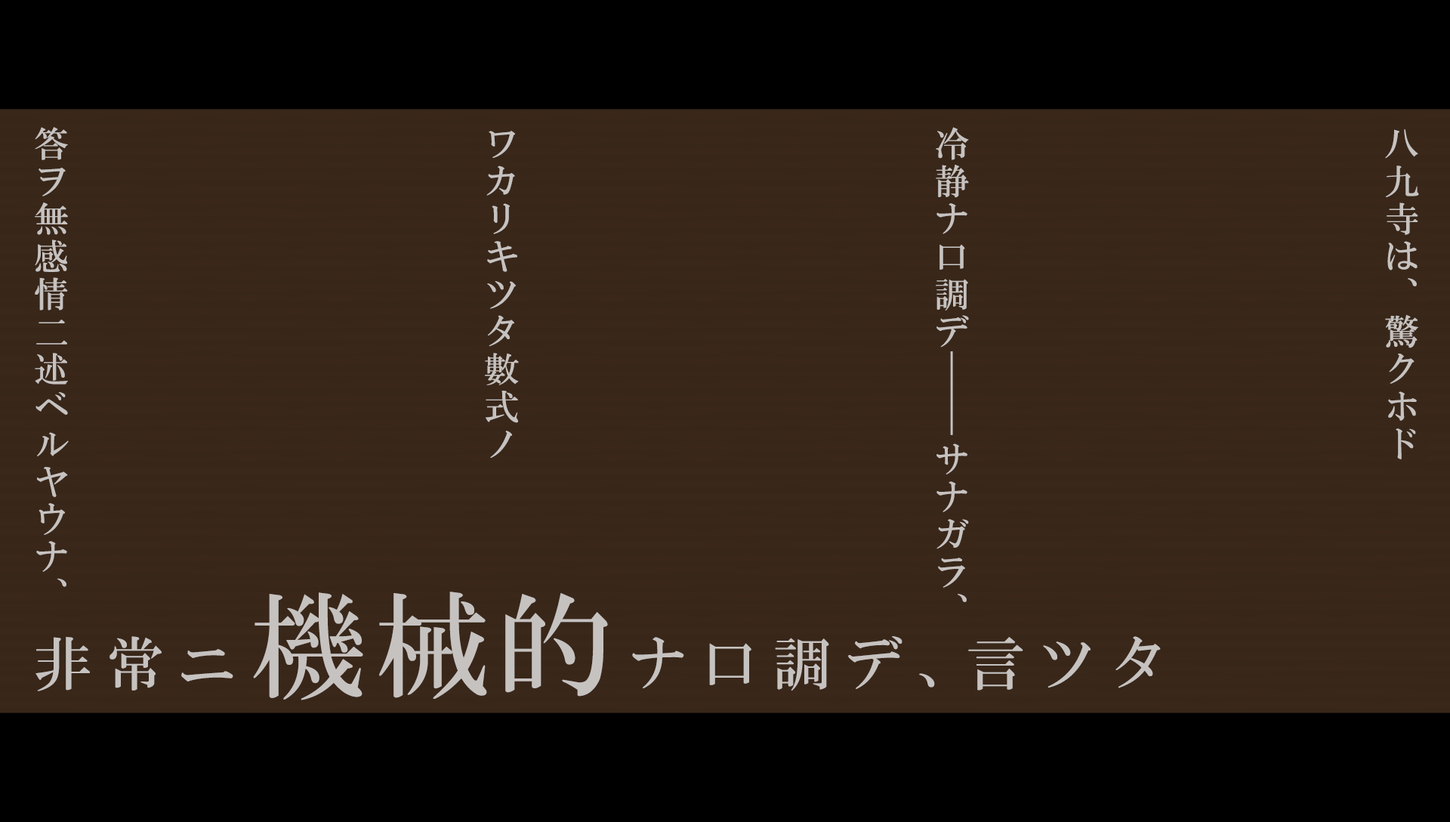
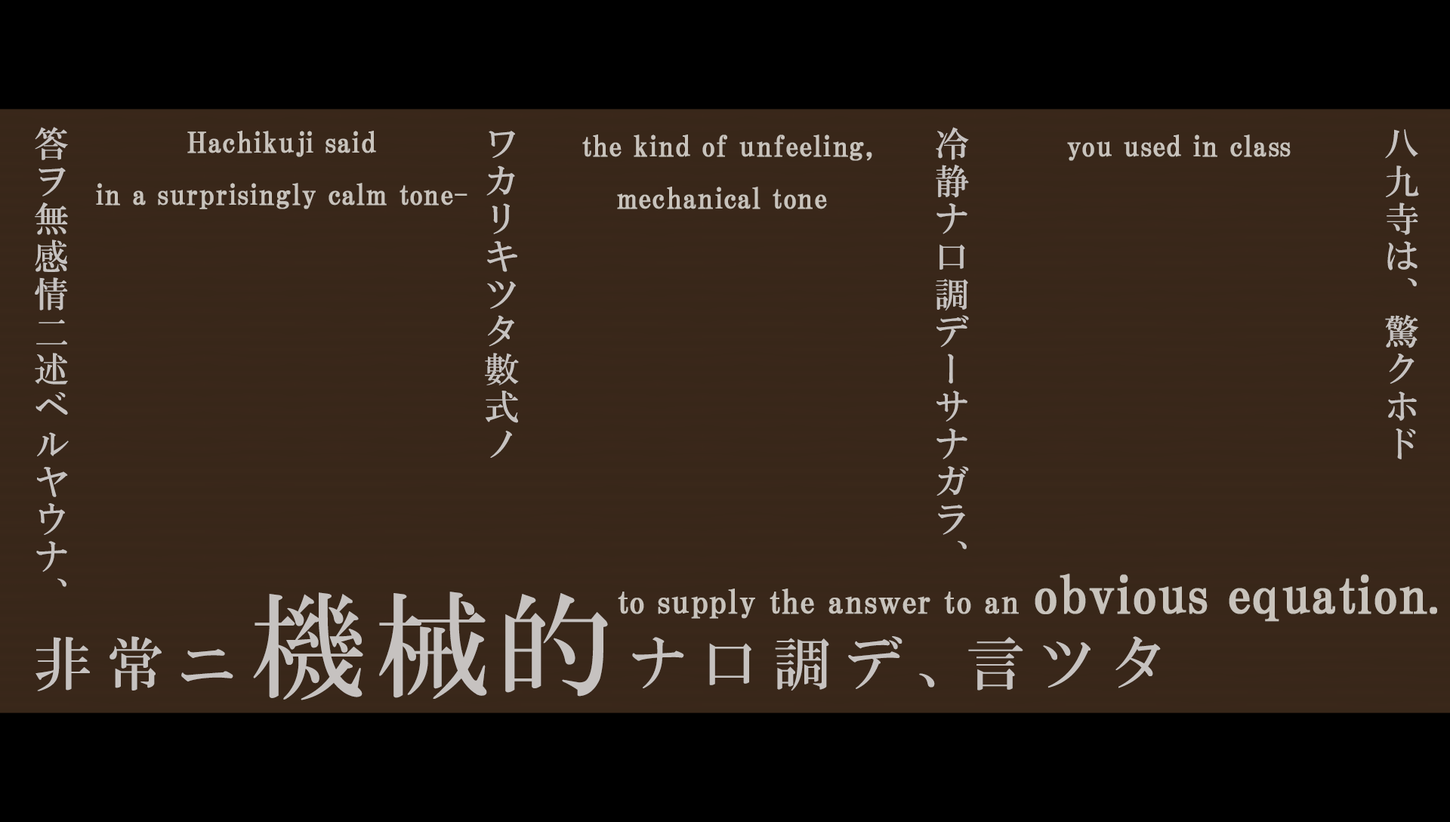
The second 1450 x 822 image is a revision of the first. Changes to its layers:
added layer "to supply the answer to an obvious equation." above "you used in class" over [617, 573, 1438, 622]
added layer "you used in class" above "the kind of unfeeling, mechanical tone" over [1067, 134, 1291, 161]
added layer "the kind of unfeeling, mechanical tone" above "Hachikuji said in a surprisingly calm tone-" over [582, 134, 873, 210]
added layer "Hachikuji said in a surprisingly calm tone-" above "ナ口調デ、言ツタ" over [95, 130, 468, 210]
renamed "八九寺は、驚クホド 冷静ナ口調デ|サナガラ、 ワカリキツタ數式ノ 答ヲ無感情二述ベルヤウナ、" to "八九寺は、驚クホド 冷静ナ口調デーサナガラ、 ワカリキツタ數式ノ 答ヲ無感情二述ベルヤウナ、", painted on it over [46, 130, 1420, 602]
